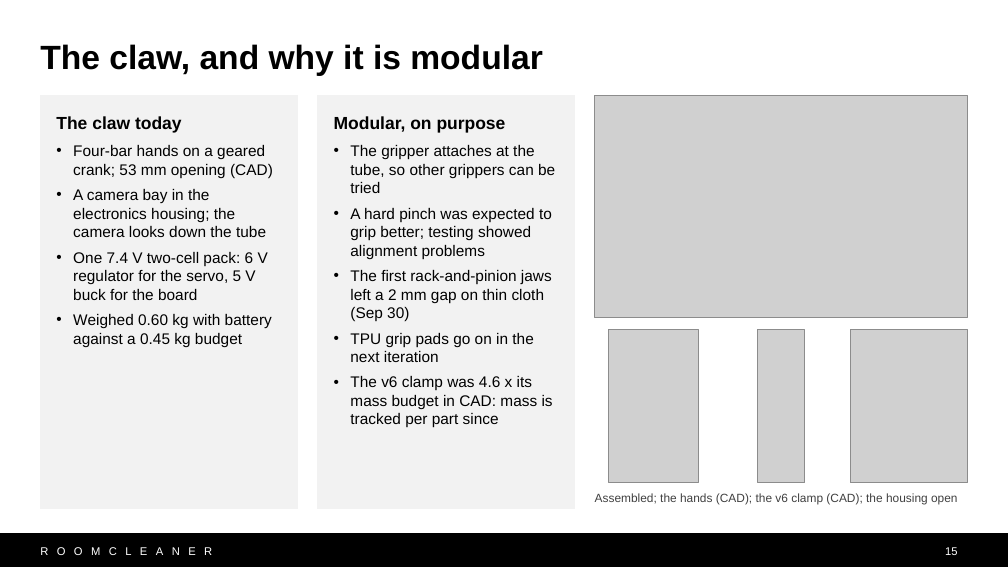
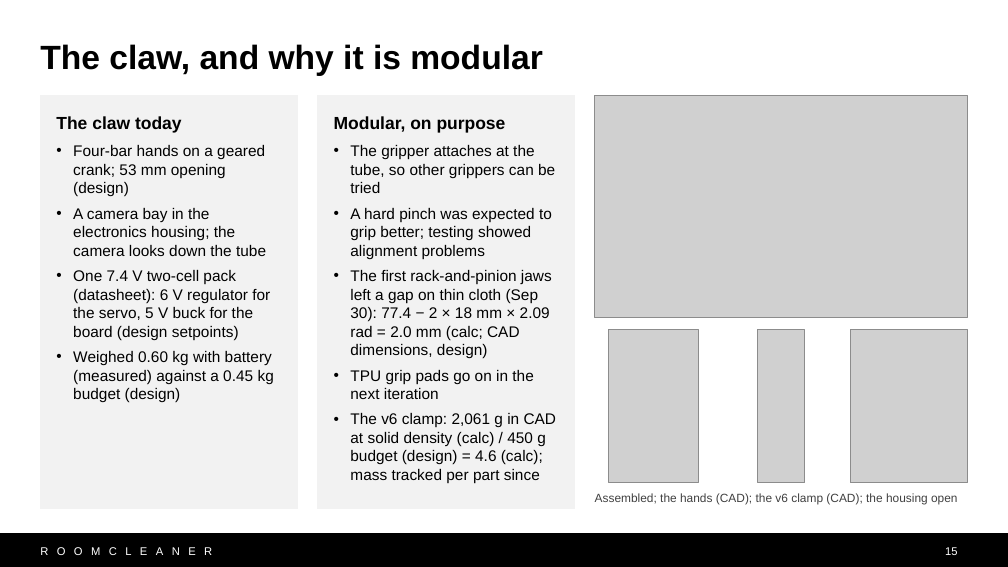
Before and after one commit to Jaspario1199/RoomCleaner, a slide deck: slide 15 of docs/presentation/deck_v10/RoomCleaner_Buntinx_v10.pptx. Drawn at 1008x567 pixels with LibreOffice and Linux fonts; fonts in the diff are those of the drawing; grey boxes stand for pictures. Boxes give left, top, right and bottom in pixels: in the first picture for what was removed or moved away, otherwise in the second. Text is boxed around its words. In the diff, an @@ line names an element or a change of style, - is before the commit and + after.

```diff
--- a/docs/presentation/deck_v10/RoomCleaner_Buntinx_v10.pptx
+++ b/docs/presentation/deck_v10/RoomCleaner_Buntinx_v10.pptx
@@ text in rectangle at [73, 145, 265, 197]: text changed @@
-• Four-bar hands on a geared crank; 53 mm opening (CAD)
+• Four-bar hands on a geared crank; 53 mm opening (design)
@@ text in rectangle at [73, 270, 274, 402]: text changed @@
-• One 7.4 V two-cell pack: 6 V regulator for the servo, 5 V buck for the board
-• Weighed 0.60 kg with battery against a 0.45 kg budget
+• One 7.4 V two-cell pack (datasheet): 6 V regulator for the servo, 5 V buck for the board (design setpoints)
+• Weighed 0.60 kg with battery (measured) against a 0.45 kg budget (design)
@@ text in rectangle at [350, 270, 552, 358]: text changed @@
-• The first rack-and-pinion jaws left a 2 mm gap on thin cloth (Sep 30)
+• The first rack-and-pinion jaws left a gap on thin cloth (Sep 30): 77.4 − 2 × 18 mm × 2.09 rad = 2.0 mm (calc; CAD dimensions, design)
@@ text in rectangle at [350, 413, 557, 484]: text changed @@
-• The v6 clamp was 4.6 x its mass budget in CAD: mass is tracked per part since
+• The v6 clamp: 2,061 g in CAD at solid density (calc) / 450 g budget (design) = 4.6 (calc); mass tracked per part since
```
Also in this commit, not shown: 12 other slides changed, 14 other files.
